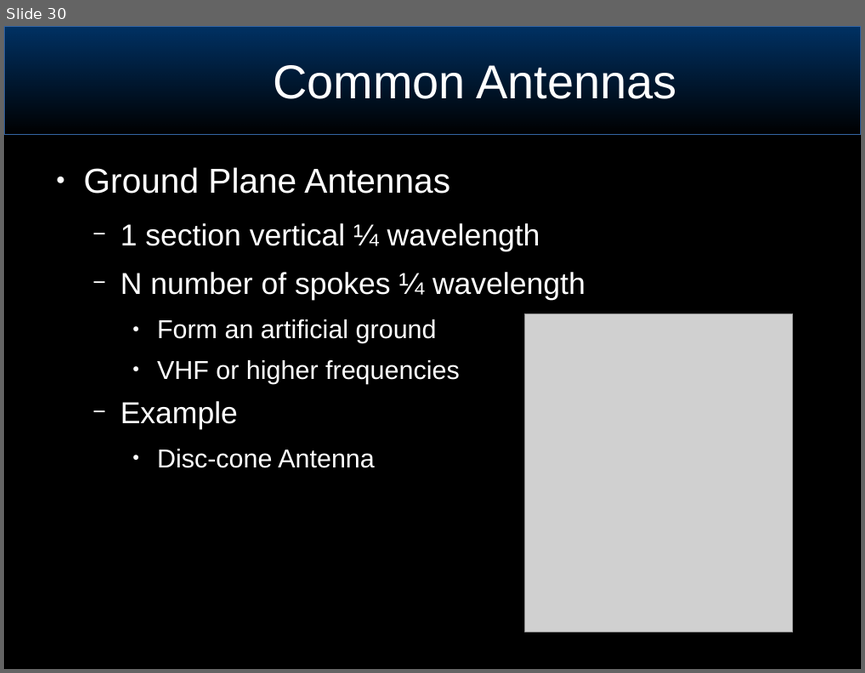
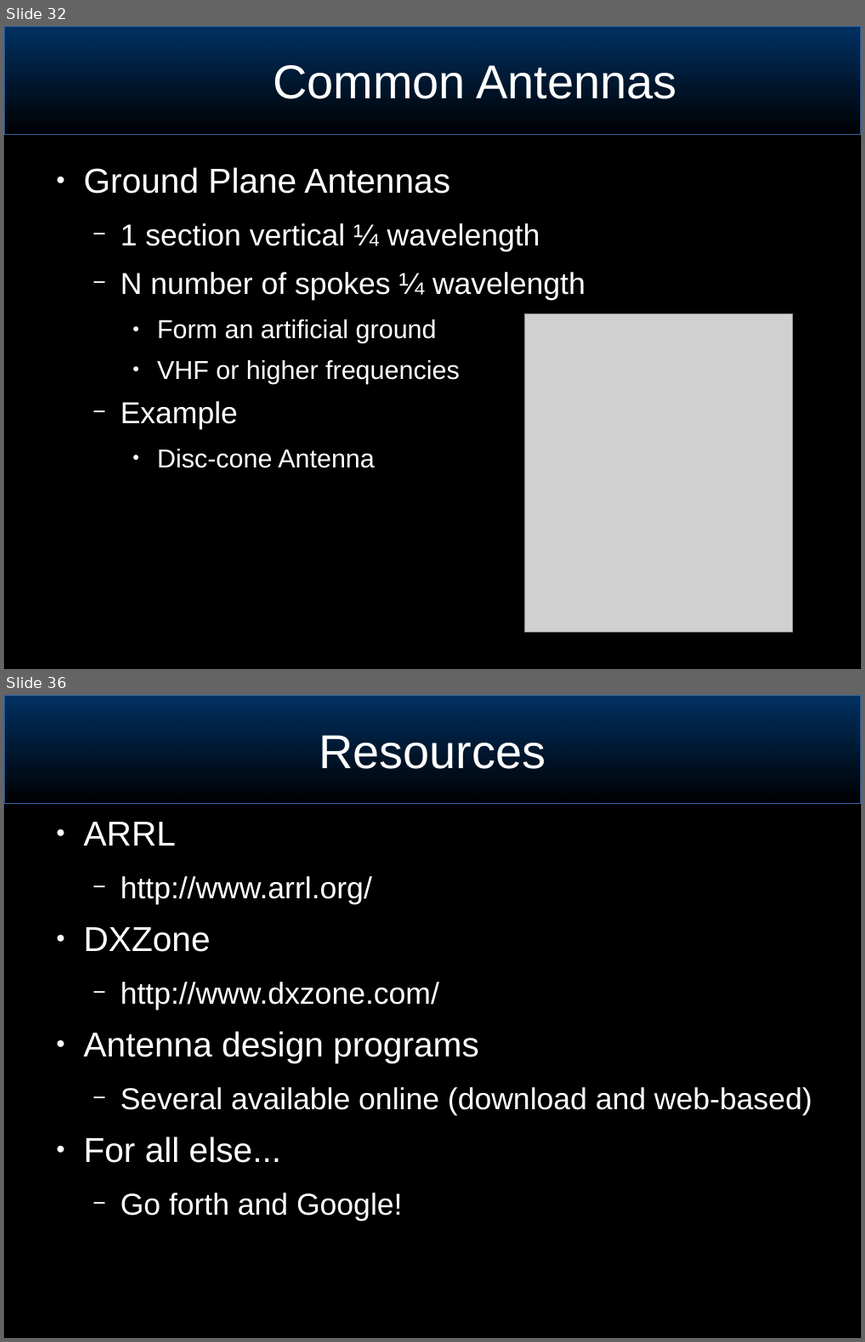
Before and after one commit to joeblankenship1/BRW_ANT_CLASS, a slide deck: BasicSignalsConcepts.odp. Shown one above the other, each under a label of ours: slide 30 before the commit, slides 32 and 36 after it; the slides between them are not shown. The pictures are 865x673 and 865x1342 pixels, drawn with LibreOffice and Linux fonts; fonts in the diff are those of the drawing; grey boxes stand for pictures; background and template pictures are left out. Boxes give left, top, right and bottom in pixels: in the first picture for what was removed or moved away, otherwise in the second. Text is boxed around its words. In the diff, an @@ line names an element or a change of style, - is before the commit and + after.

```diff
--- a/BasicSignalsConcepts.odp
+++ b/BasicSignalsConcepts.odp
@@ slide 36 added at box(4, 695, 861, 1338), background #000000; not listed: 1 template element that a slide beside it also shows @@
@@ title added at box(318, 735, 545, 769), 44 pt, text #FFFFFF @@
+Resources
@@ text added at box(84, 822, 812, 1220), 28 pt, text #FFFFFF @@
+● ARRL
+  − http://www.arrl.org/
+● DXZone
+  − http://www.dxzone.com/
+● Antenna design programs
+  − Several available online (download and web-based)
+● For all else...
+  − Go forth and Google!
@@ what was slide 30 is now slide 32 @@
```
Also in this commit, not shown: 15 slides changed, 4 other slides added, 9 slides removed, 1 other file.
